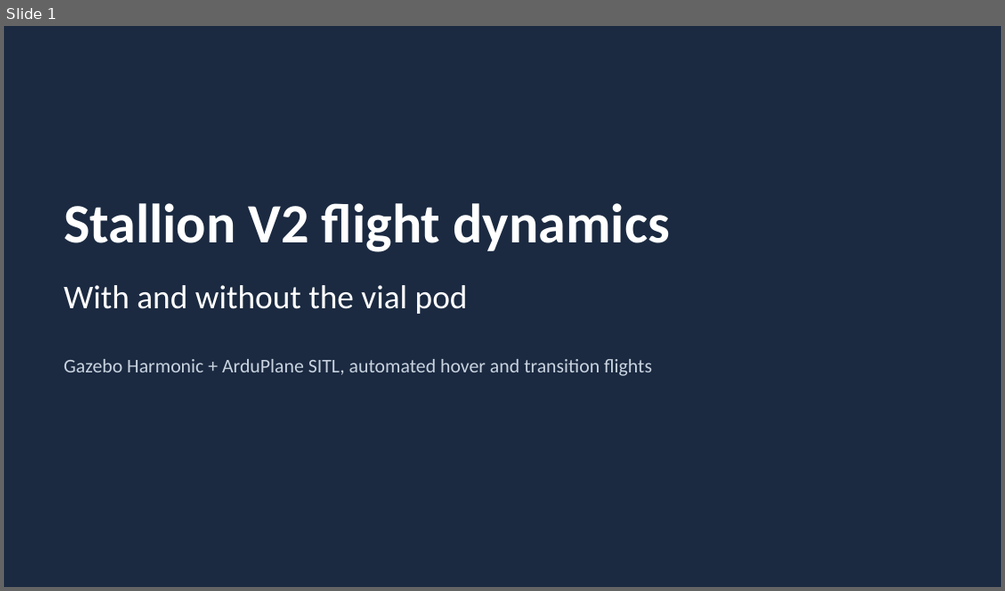
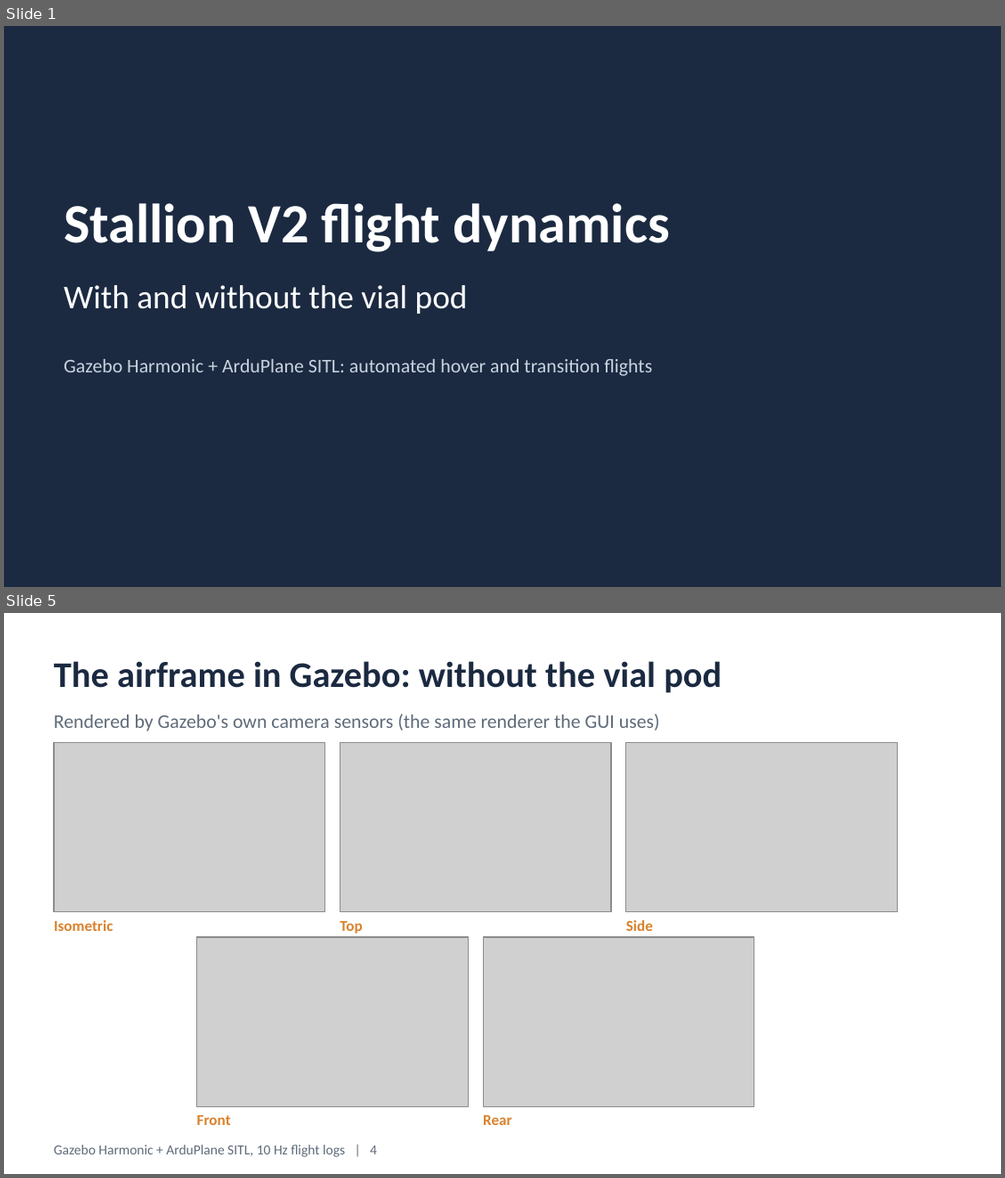
Before and after one commit to nimit0506/StallionAutomation, a slide deck: docs/Stallion_V2_Pod_vs_NoPod_Flight_Dynamics.pptx. Shown one above the other, each under a label of ours: slide 1 before the commit, slides 1 and 5 after it; the slides between them are not shown. The pictures are 1005x591 and 1005x1178 pixels, drawn with LibreOffice and Linux fonts; fonts in the diff are those of the drawing; grey boxes stand for pictures. Boxes give left, top, right and bottom in pixels: in the first picture for what was removed or moved away, otherwise in the second. Text is boxed around its words. In the diff, an @@ line names an element or a change of style, - is before the commit and + after.

```diff
--- a/docs/Stallion_V2_Pod_vs_NoPod_Flight_Dynamics.pptx
+++ b/docs/Stallion_V2_Pod_vs_NoPod_Flight_Dynamics.pptx
@@ slide 5 added at [4,613,1001,1174], background #FFFFFF @@
@@ text added at [54,661,721,693], 26 pt, text #1B2A41, bold @@
+The airframe in Gazebo: without the vial pod
@@ text added at [54,714,660,731], 14 pt, text #5F6B7A @@
+Rendered by Gazebo's own camera sensors (the same renderer the GUI uses)
@@ picture added at [54,743,325,912] @@
@@ picture added at [340,743,611,912] @@
@@ picture added at [626,743,898,912] @@
@@ text added at [54,920,113,931], 11 pt, text #D9822B, bold @@
+Isometric
@@ text added at [340,921,362,933], 11 pt, text #D9822B, bold @@
+Top
@@ text added at [626,920,653,931], 11 pt, text #D9822B, bold @@
+Side
@@ picture added at [197,937,469,1106] @@
@@ picture added at [483,937,753,1106] @@
@@ text added at [197,1115,231,1125], 11 pt, text #D9822B, bold @@
+Front
@@ text added at [483,1115,512,1125], 11 pt, text #D9822B, bold @@
+Rear
@@ text added at [54,1144,377,1157], 10 pt, text #5F6B7A @@
+Gazebo Harmonic + ArduPlane SITL, 10 Hz flight logs | 4
@@ slide 1 changed as well @@
@@ text at [64,359,652,376]: text changed @@
-Gazebo Harmonic + ArduPlane SITL, automated hover and transition flights
+Gazebo Harmonic + ArduPlane SITL: automated hover and transition flights
```
Also in this commit, not shown: 11 other slides changed, 2 other slides added, 2 slides removed, 1 other file.
